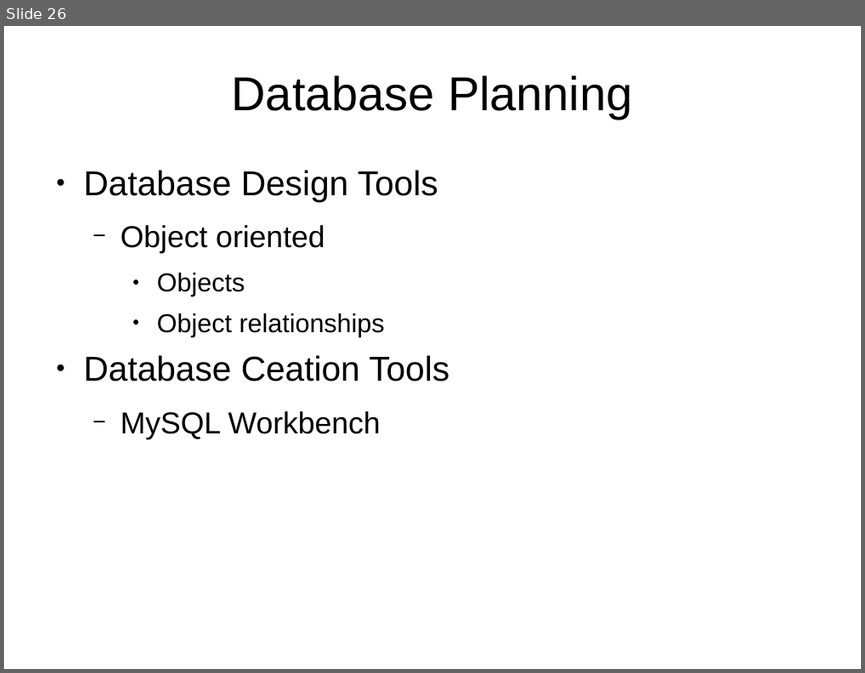
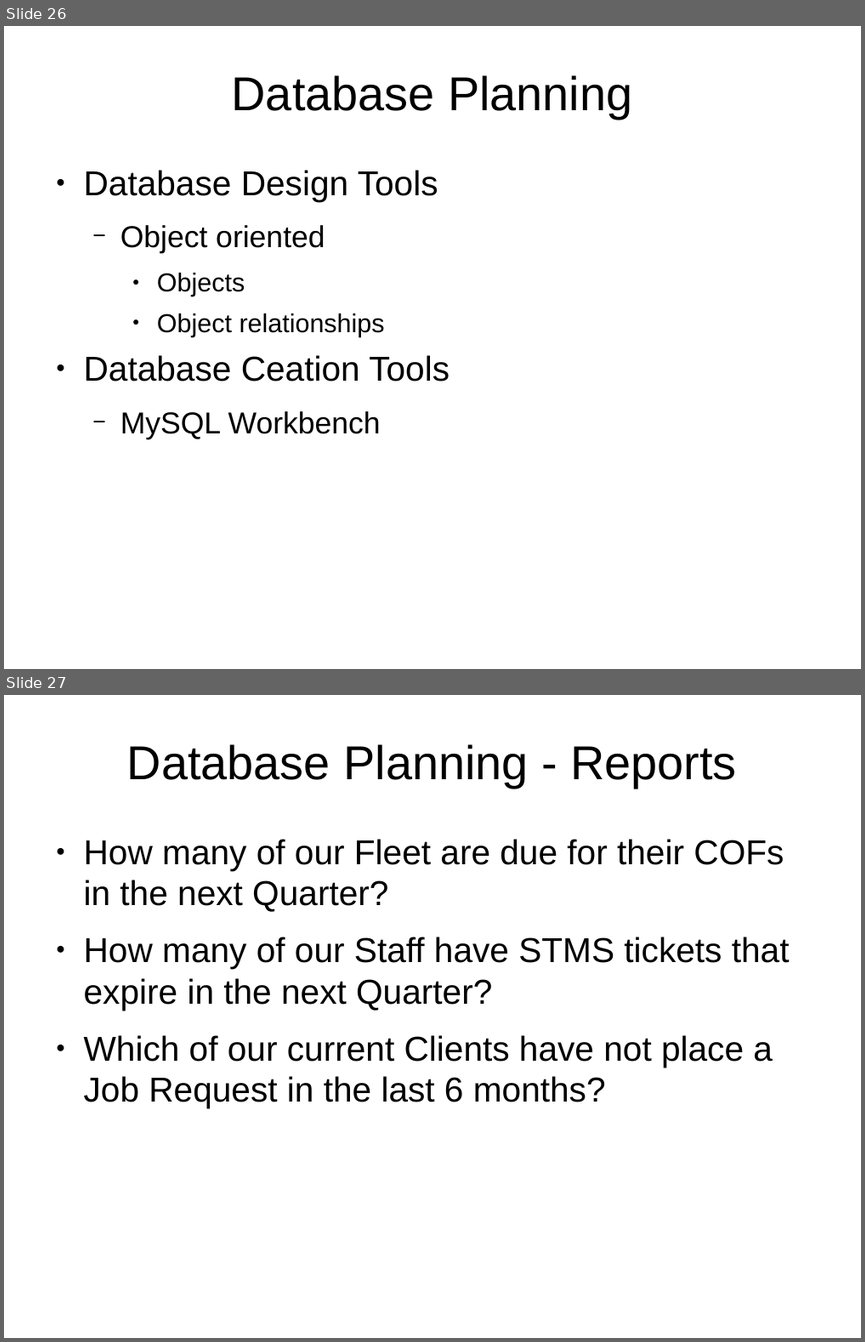
Before and after one commit to monkeysh1ne/TMNZ_Stuff, a slide deck: Workflows BP Models.odp. Shown one above the other, each under a label of ours: slide 26 before the commit, slides 26 and 27 after it. The pictures are 865x673 and 865x1342 pixels, drawn with LibreOffice and Linux fonts; fonts in the diff are those of the drawing. Boxes give left, top, right and bottom in pixels: in the first picture for what was removed or moved away, otherwise in the second. Text is boxed around its words. In the diff, an @@ line names an element or a change of style, - is before the commit and + after.

Commit message:
Added Database Planning, Reports and Objects to 'Workflows BP Models' presentation.

```diff
--- a/Workflows BP Models.odp
+++ b/Workflows BP Models.odp
@@ slide 27 added at box(4, 695, 861, 1338), background #FFFFFF @@
@@ title added at box(127, 744, 737, 788), 44 pt, text #000000 @@
+Database Planning - Reports
@@ text added at box(84, 839, 789, 1108), 32 pt, text #000000 @@
+● How many of our Fleet are due for their COFs in the next Quarter?
+● How many of our Staff have STMS tickets that expire in the next Quarter?
+● Which of our current Clients have not place a Job Request in the last 6 months?
```
Also in this commit, not shown: 1 other slide added, 1 other file.
